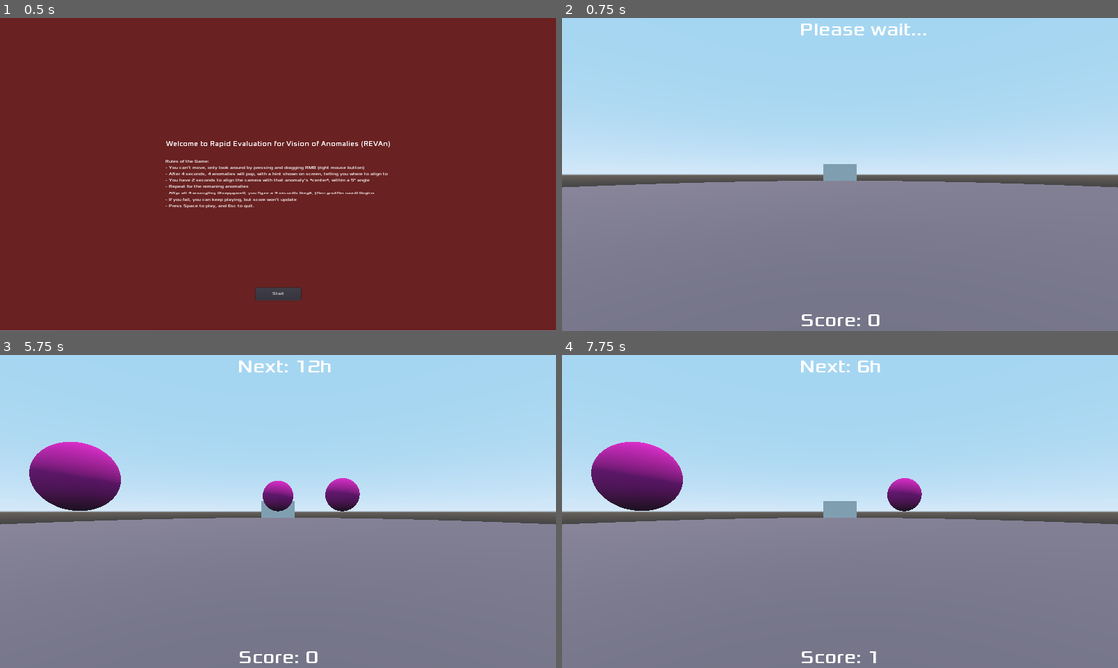
Above: before the commit, frames 1-4 (two rows, left to right).
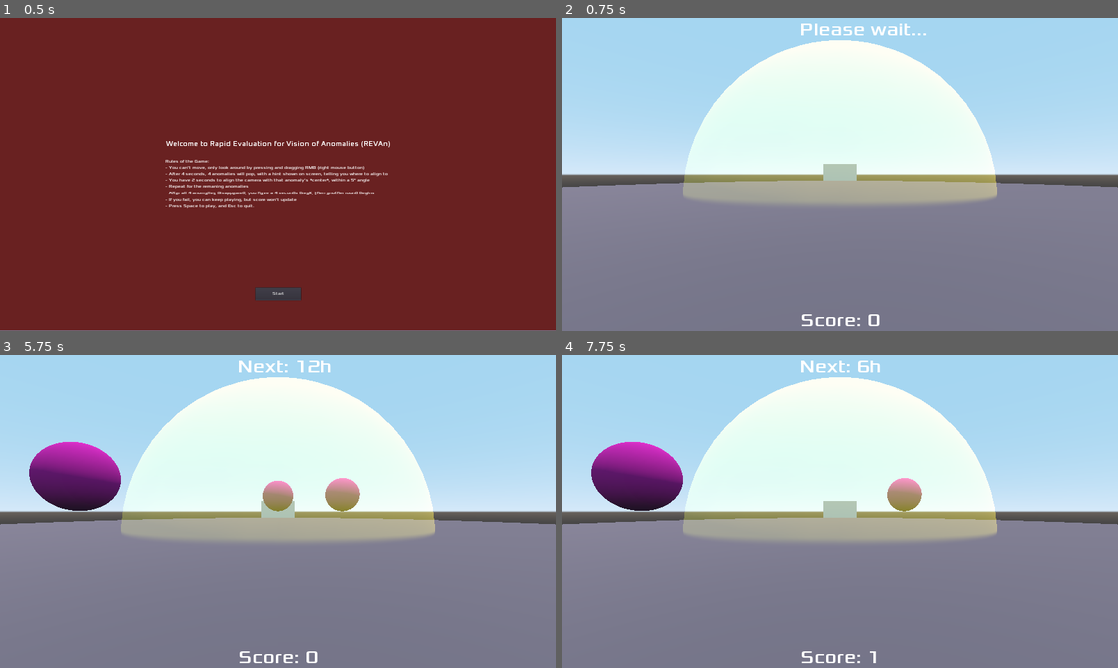
Above: after the commit, the same moments.

Repository: JudgeGregg/REVAn
Game: Godot game, scene res://Game.tscn
Two runs of this game, one before a commit and one after it. Both use one fixed random seed, a clock stepped at 60 frames per second and the inputs below.
Inputs (mouse positions are in pixels of both pictures, inside the frame that each line leads up to):
- Up to frame 1 (0.5 s): no input
- Up to frame 2 (0.75 s): click "Start" at 0.5 s
- Up to frame 3 (5.75 s): tap Enter at 1.25, 2.75, 4.25 s; move the mouse to (305, 511) at 1.27 s; tap Space at 2, 3.5, 5 s; move the mouse to (250, 511) at 2.02 s; move the mouse to (289, 505) at 2.77 s; move the mouse to (272, 517) at 3.52 s; move the mouse to (316, 514) at 4.27 s; move the mouse to (233, 508) at 5.02 s
- Up to frame 4 (7.75 s): move the mouse to (845, 511) at 5.77 s; move the mouse to (817, 505) at 6.52 s; move the mouse to (867, 511) at 7.27 s

Frame 1 is identical in both runs. In frame 2, 23% of the frame differs, in the area x 21-79%, y 7-60%; in frame 3, 23%; in frame 4, 23%.

Commit message:
#1 Add core

Diff:
--- a/Game.tscn
+++ b/Game.tscn
@@ -42,6 +42,14 @@
 
 [sub_resource type="ShortCut" id=12]
 shortcut = SubResource( 11 )
+
+[sub_resource type="SphereMesh" id=13]
+
+[sub_resource type="SpatialMaterial" id=14]
+params_blend_mode = 1
+albedo_color = Color( 0.776471, 0.65098, 0.0823529, 1 )
+proximity_fade_enable = true
+proximity_fade_distance = 1.0
 
 [node name="Game" type="Node"]
 script = ExtResource( 3 )
@@ -277,6 +285,11 @@
 
 [node name="DirectionalLight" type="DirectionalLight" parent="."]
 transform = Transform( 1, 0, 0, 0, 0.16553, 0.986205, 0, -0.986205, 0.16553, 0, 15.4708, 0 )
+
+[node name="Core" type="MeshInstance" parent="."]
+transform = Transform( 3, 0, 0, 0, 3, 0, 0, 0, 3, 0, 0, 0 )
+mesh = SubResource( 13 )
+material/0 = SubResource( 14 )
 [connection signal="timeout" from="SpawnTimer" to="." method="_on_SpawnTimer_timeout"]
 [connection signal="timeout" from="DestroyTimer2" to="." method="_on_DestroyTimer_timeout"]
 [connection signal="timeout" from="DestroyTimer4" to="." method="_on_DestroyTimer_timeout"]
Not shown: 1 places in Game.tscn that only renumber resources
